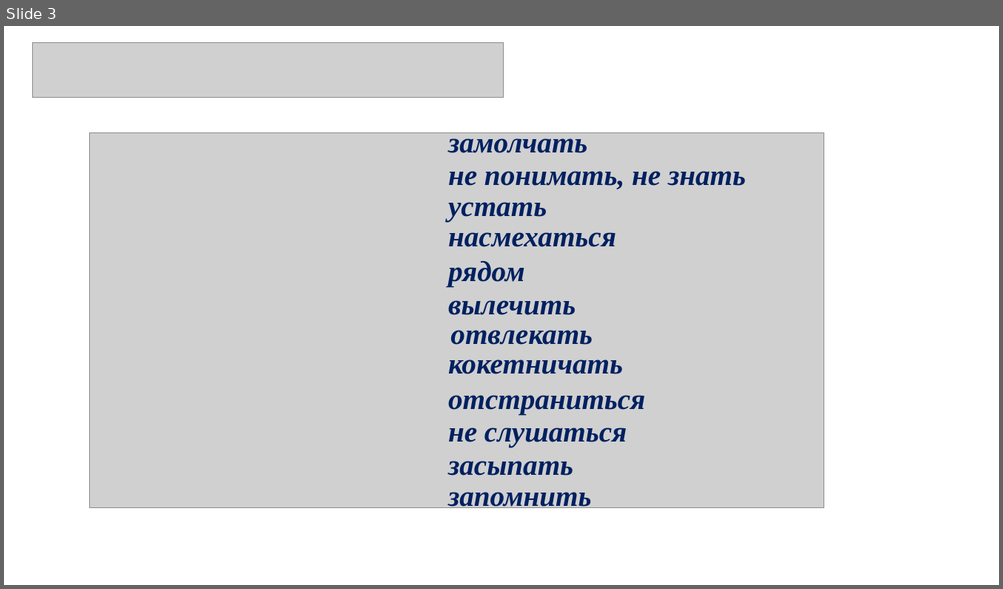
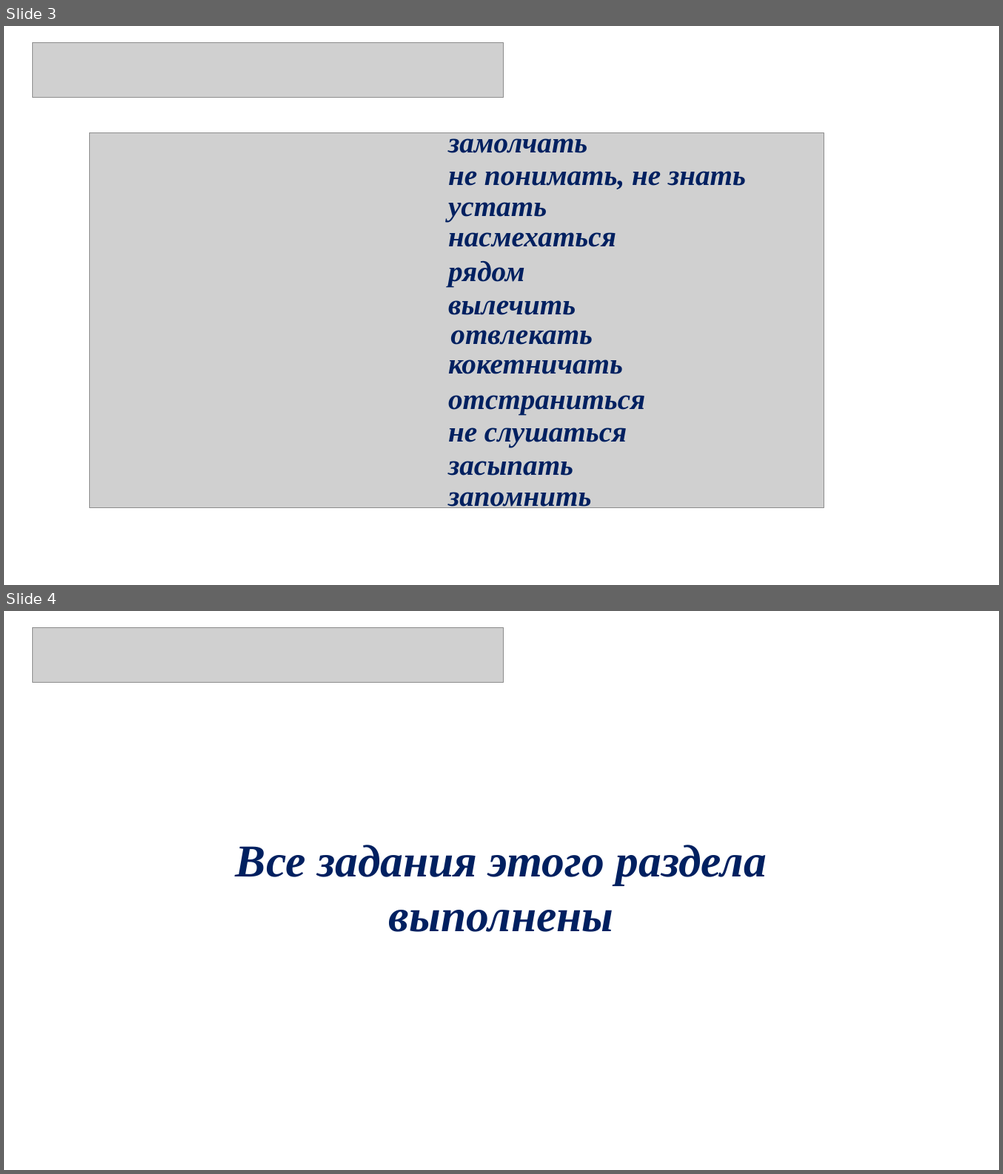
Before and after one commit to dkuzminov/polnikova, a slide deck: Дидактическая тетрадь. 2 класс/19. Развитие связной речи.ppt. Shown one above the other, each under a label of ours: slide 3 before the commit, slides 3 and 4 after it. The pictures are 1003x589 and 1003x1174 pixels, drawn with LibreOffice and Linux fonts; fonts in the diff are those of the drawing; grey boxes stand for pictures. Boxes give left, top, right and bottom in pixels: in the first picture for what was removed or moved away, otherwise in the second. Text is boxed around its words. In the diff, an @@ line names an element or a change of style, - is before the commit and + after.

```diff
--- a/Дидактическая тетрадь. 2 класс/19. Развитие связной речи.ppt
+++ b/Дидактическая тетрадь. 2 класс/19. Развитие связной речи.ppt
@@ slide 4 added at (x1=4, y1=611, x2=999, y2=1170), background #FFFFFF @@
@@ picture added at (x1=33, y1=627, x2=504, y2=682) @@
@@ text added at (x1=236, y1=845, x2=766, y2=932), 44 pt, text #002060, bold, italic @@
+Все задания этого раздела выполнены
```
Also in this commit, not shown: 1 other file.
